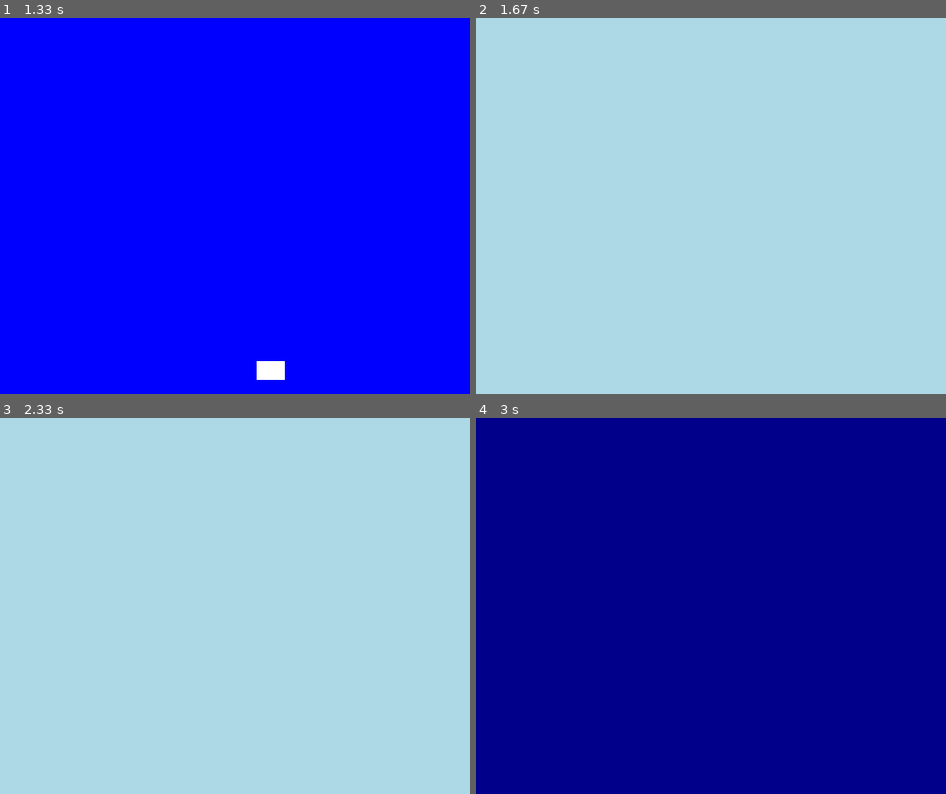
Above: before the commit, frames 1-4 (two rows, left to right).
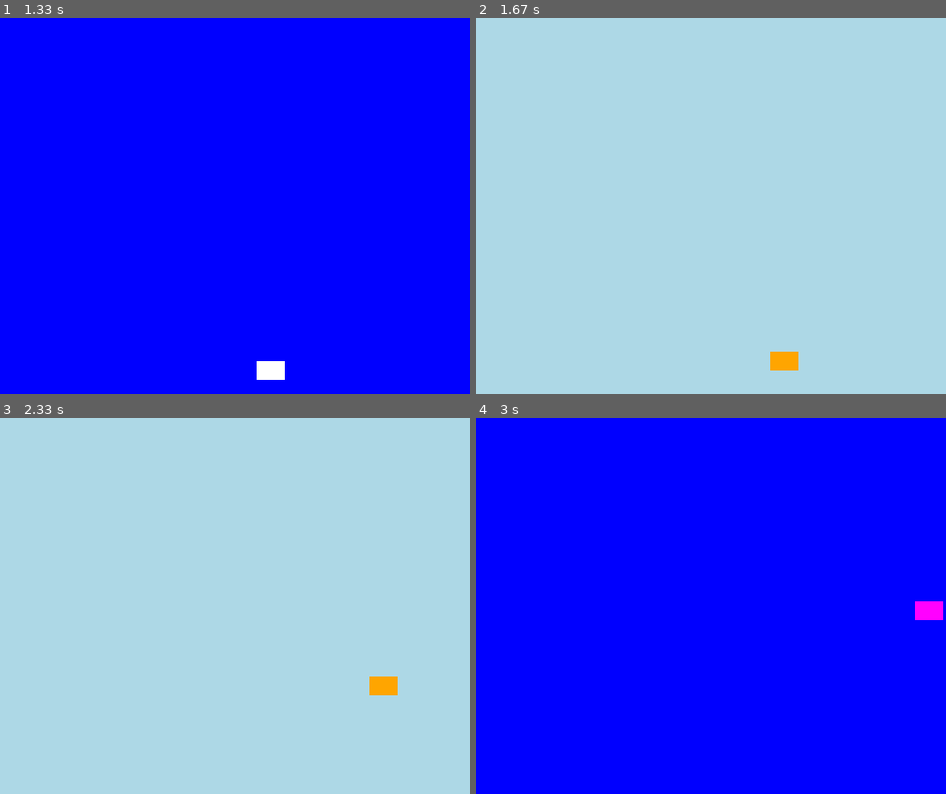
Above: after the commit, the same moments.

Repository: SanshrayPhantom808111/pygame4
Game: pygame game, started from main.py
The game is run twice, just before and just after one commit, with the same random seed, the same clock (stepped at 60 frames per second) and the same inputs.
Inputs:
- Up to frame 1 (1.33 s): no input
- Up to frame 2 (1.67 s): no input
- Up to frame 3 (2.33 s): no input
- Up to frame 4 (3 s): no input

Frame 1 is identical in both runs. In frame 2, 0.3% of the frame differs, in the area x 62-69%, y 88-94%; in frame 3, 0.3%; in frame 4, 100%, in the area x 0-100%, y 0-100%.

Commit message:
final change doneeeeeeeeeeeeeeeeeeeeeeeeeeeeeeeeeeeeeeeeeeeeeeeeeeeeeeeeeeeeeeeeeeeeeeeeeeeeeeeeeeeeeeeeeeeeeeeeeeeeeeeeeeeeeeeeeeeeeeeeeeeeeeeeeeeeeeeeeeeeeeeeeeeeeeeeeeeeeeeeeeee

Diff:
--- a/main.py
+++ b/main.py
@@ -27,7 +27,7 @@
             self.velocity[0] = - self.velocity[0]
             boundry_hit = True
         if self.rect.top<=0 or self.rect.bottom>=400:
-            self.velocity[0] = - self.velocity[0]
+            self.velocity[1] = - self.velocity[1]
             boundry_hit = True
         if boundry_hit:
             pygame.event.post(pygame.event.Event(SPRITE_COLOR_CHANGE_EVENT))
